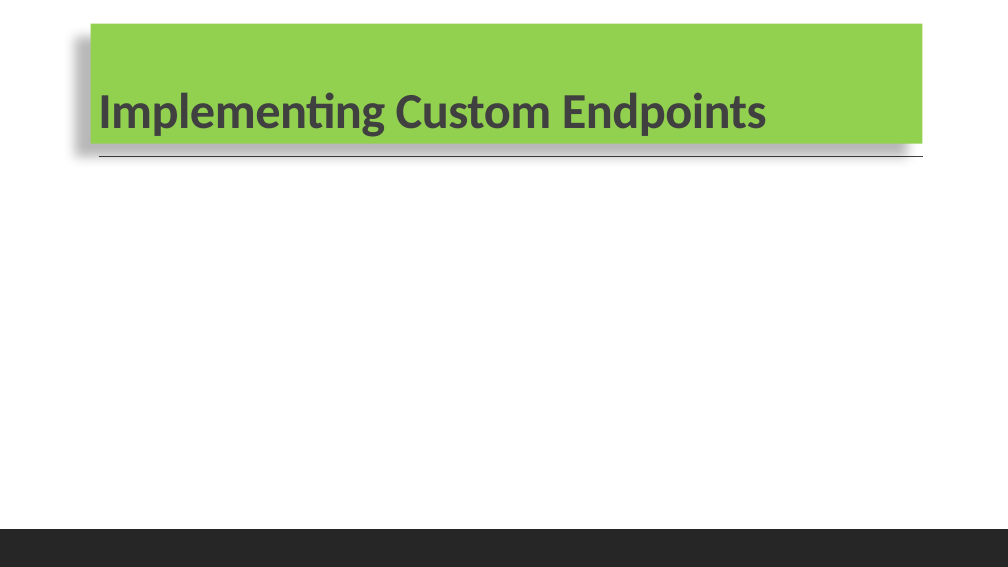
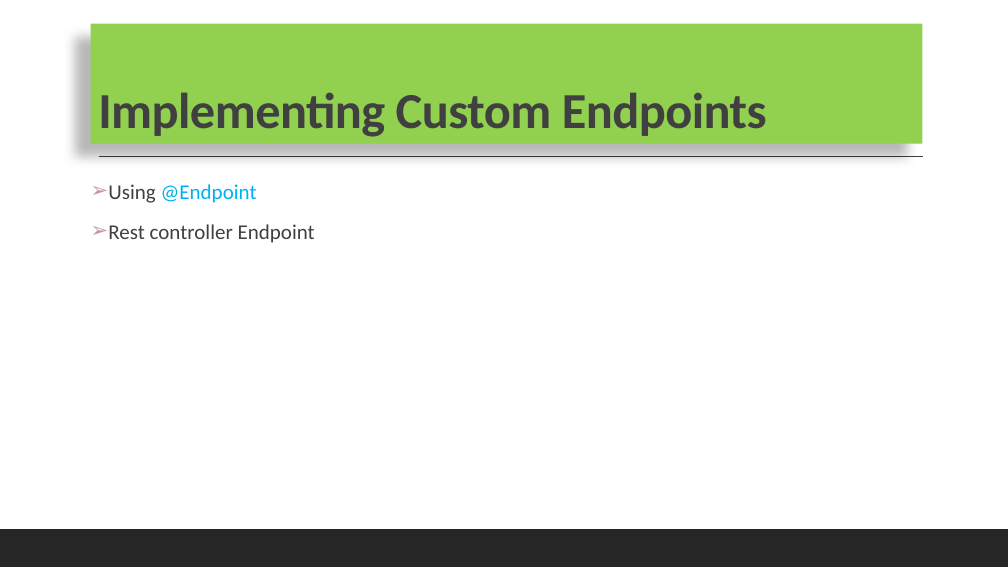
Before and after one commit to codefarm0/Microservices, a slide deck: slide 7 of ppt/Spring boot actuator.pptx. Drawn at 1008x567 pixels with LibreOffice and Linux fonts; fonts in the diff are those of the drawing. Boxes give left, top, right and bottom in pixels: in the first picture for what was removed or moved away, otherwise in the second. Text is boxed around its words. In the diff, an @@ line names an element or a change of style, - is before the commit and + after.

Commit message:
adding custom endpoint and security related code

```diff
--- a/ppt/Spring boot actuator.pptx
+++ b/ppt/Spring boot actuator.pptx
@@ text added at (108,184,315,243), 20 pt, text #404040 @@
+➢ Using @Endpoint
+➢ Rest controller Endpoint
```
Also in this commit, not shown: 1 other slide changed, 1 slide added, 1 slide removed, 8 other files.
